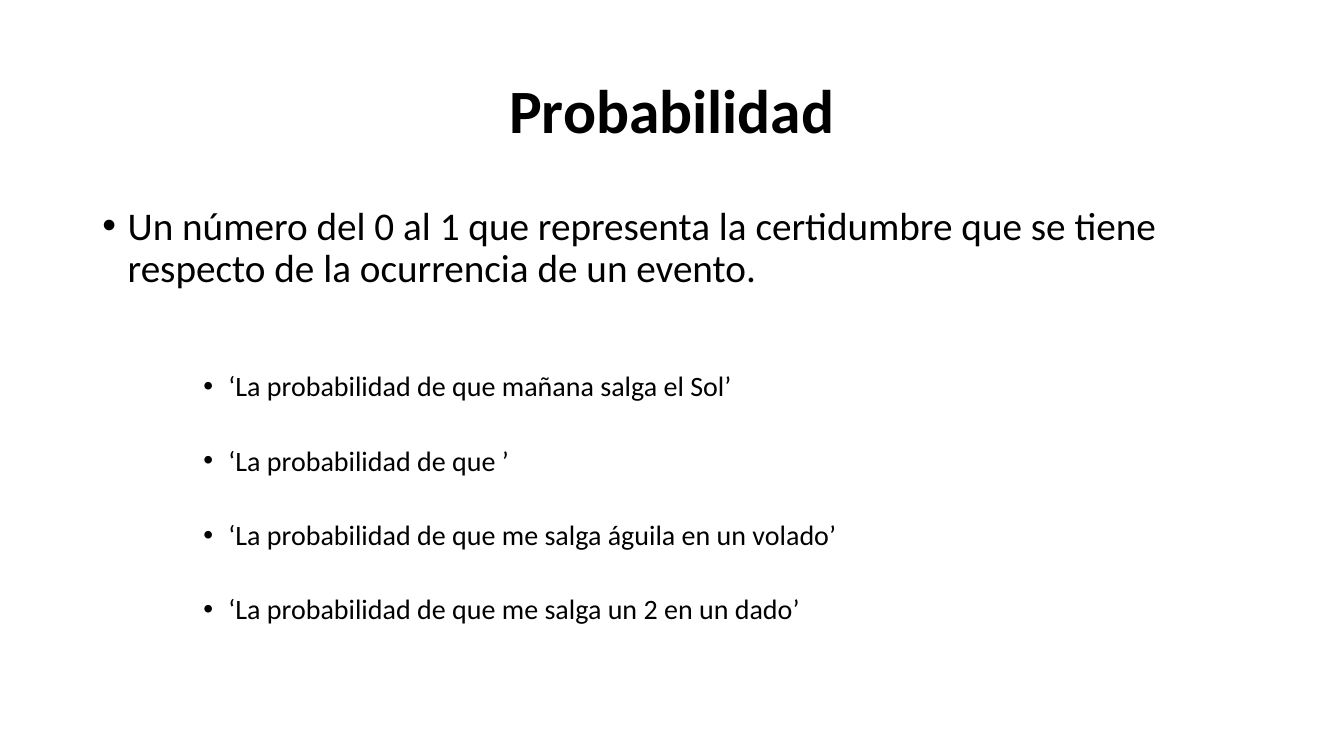
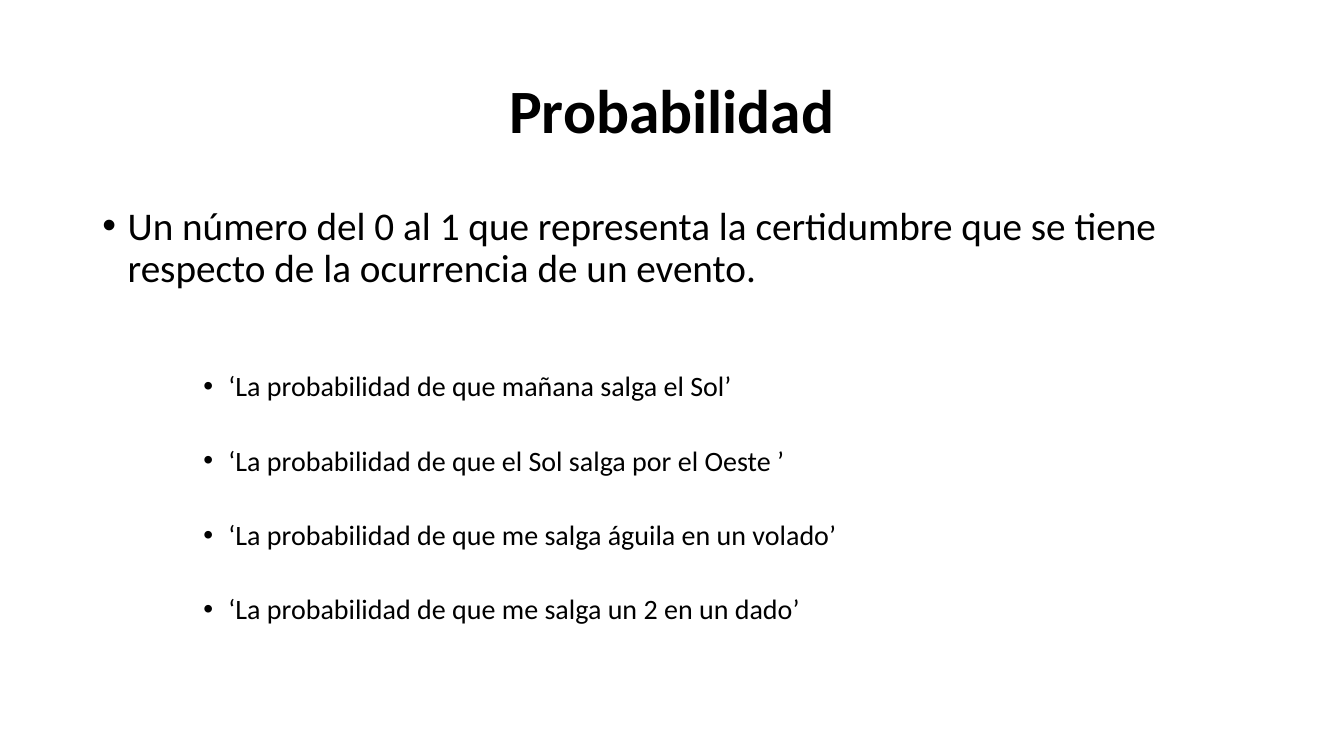
Before and after one commit to Adrifelcha/Adrifelcha, a slide deck: slide 5 of Tesis/Presentaciones/ACA2017_InferenciaProbabilisticaBayesiana.pptx. Drawn at 1344x756 pixels with LibreOffice and Linux fonts; fonts in the diff are those of the drawing. Boxes give left, top, right and bottom in pixels: in the first picture for what was removed or moved away, otherwise in the second. Text is boxed around its words. In the diff, an @@ line names an element or a change of style, - is before the commit and + after.

```diff
--- a/Tesis/Presentaciones/ACA2017_InferenciaProbabilisticaBayesiana.pptx
+++ b/Tesis/Presentaciones/ACA2017_InferenciaProbabilisticaBayesiana.pptx
@@ text at bbox=[228, 451, 771, 476]: text changed @@
-    • ‘La probabilidad de que ’
+    • ‘La probabilidad de que el Sol salga por el Oeste ’
```
Also in this commit, not shown: 3 other slides changed, 16 slides added, 1 slide removed, 3 other files.
